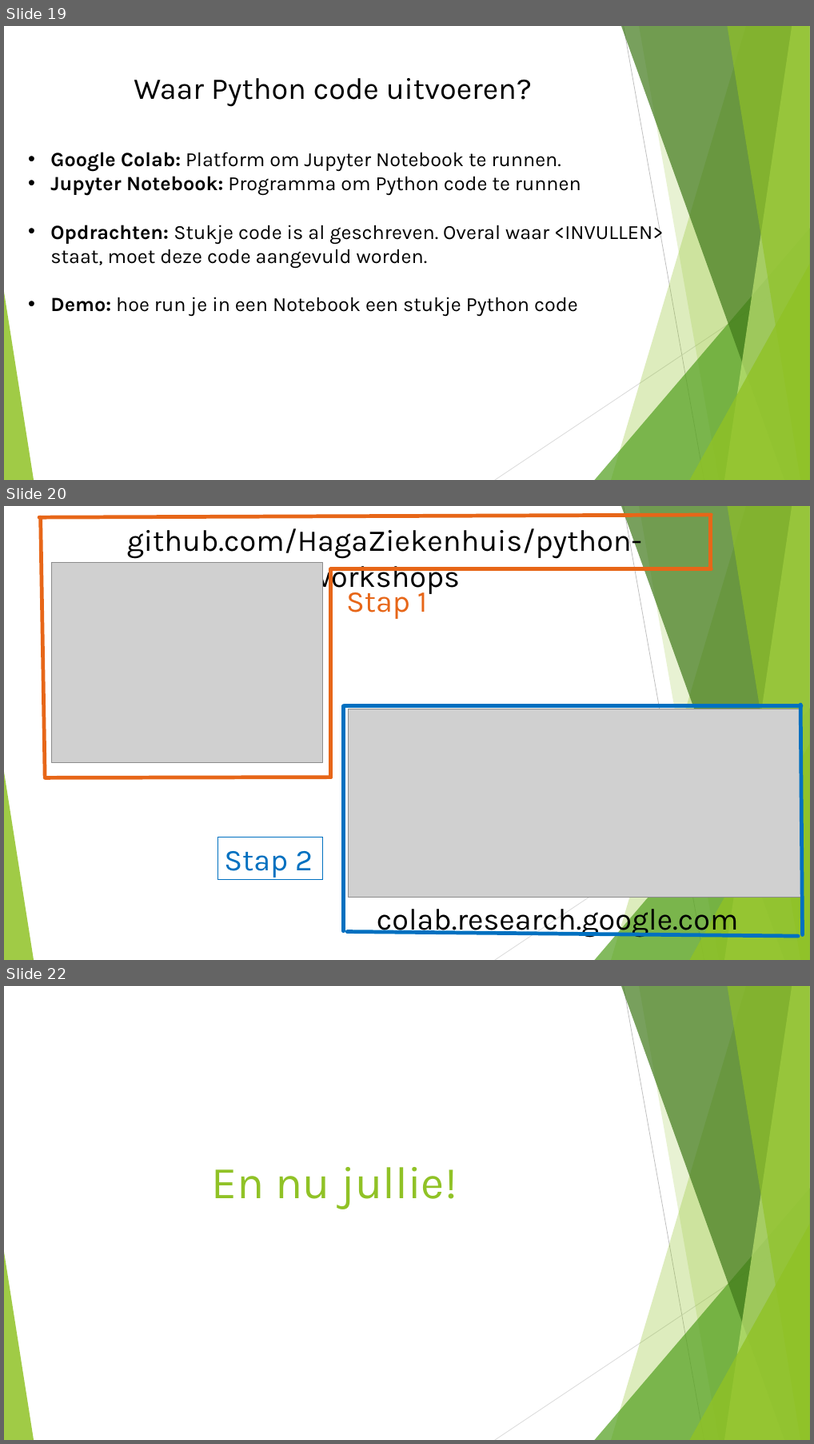
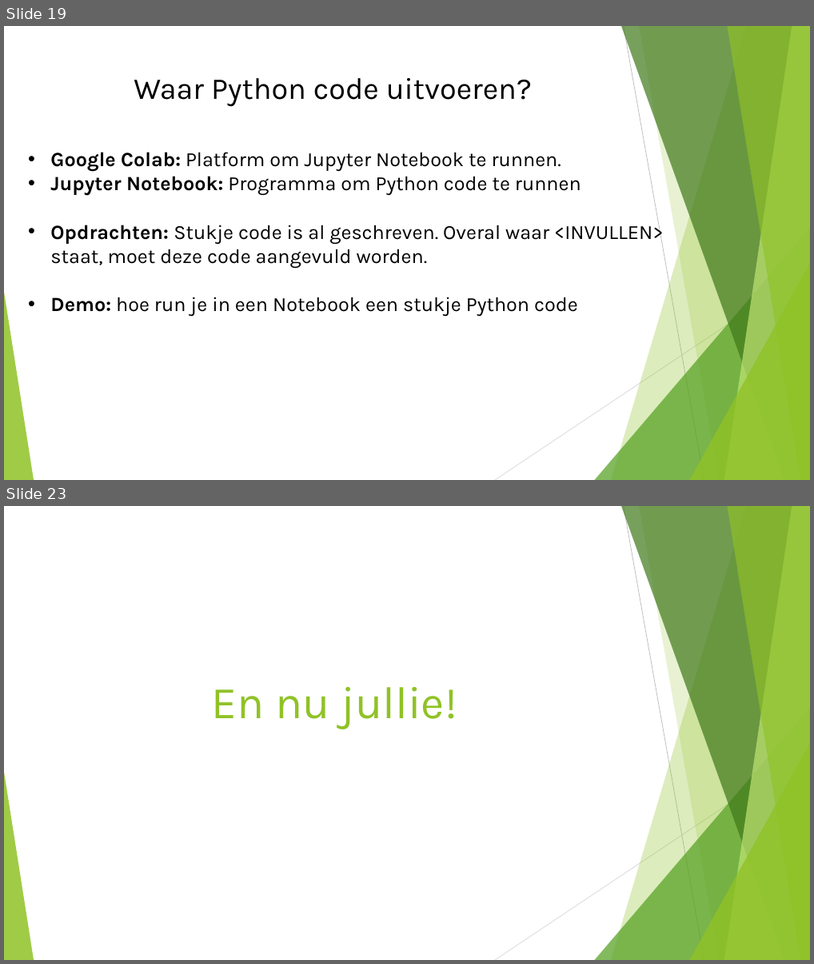
Before and after one commit to HagaZiekenhuis/python-workshops, a slide deck: Intro.pptx. Shown one above the other, each under a label of ours: slides 19, 20 and 22 before the commit, slides 19 and 23 after it; the slides between them are not shown. The pictures are 814x1444 and 814x964 pixels, drawn with LibreOffice and Linux fonts; fonts in the diff are those of the drawing; grey boxes stand for pictures. Boxes give left, top, right and bottom in pixels: in the first picture for what was removed or moved away, otherwise in the second. Text is boxed around its words. In the diff, an @@ line names an element or a change of style, - is before the commit and + after.

Commit message:
notebook and colab slides
Expanded instructions on downloading the notebooks and uploading them to colab

```diff
--- a/Intro.pptx
+++ b/Intro.pptx
@@ slide 20 removed at (x1=4, y1=506, x2=810, y2=960), background #FFFFFF; not listed: 10 template elements that a slide beside it also shows @@
@@ line removed from (39, 517) to (712, 515) @@
@@ line removed from (45, 778) to (40, 517) @@
@@ text removed at (x1=127, y1=524, x2=642, y2=595) @@
-github.com/HagaZiekenhuis/python-workshops
@@ line removed from (711, 516) to (711, 569) @@
@@ picture removed at (x1=52, y1=562, x2=323, y2=763) @@
@@ line removed from (331, 569) to (331, 777) @@
@@ line removed from (331, 569) to (712, 569) @@
@@ text removed at (x1=346, y1=584, x2=427, y2=619) @@
-Stap 1
@@ line removed from (343, 706) to (343, 931) @@
@@ line removed from (345, 706) to (802, 706) @@
@@ picture removed at (x1=348, y1=708, x2=802, y2=896) @@
@@ line removed from (803, 934) to (802, 704) @@
@@ line removed from (46, 778) to (331, 777) @@
@@ rectangle removed at (x1=218, y1=837, x2=323, y2=880) @@
-Stap 2
@@ text removed at (x1=377, y1=902, x2=738, y2=937) @@
-colab.research.google.com
@@ line removed from (799, 936) to (348, 932) @@
@@ what was slide 22 is now slide 23 @@
```
Also in this commit, not shown: 1 slide changed, 2 slides added.
